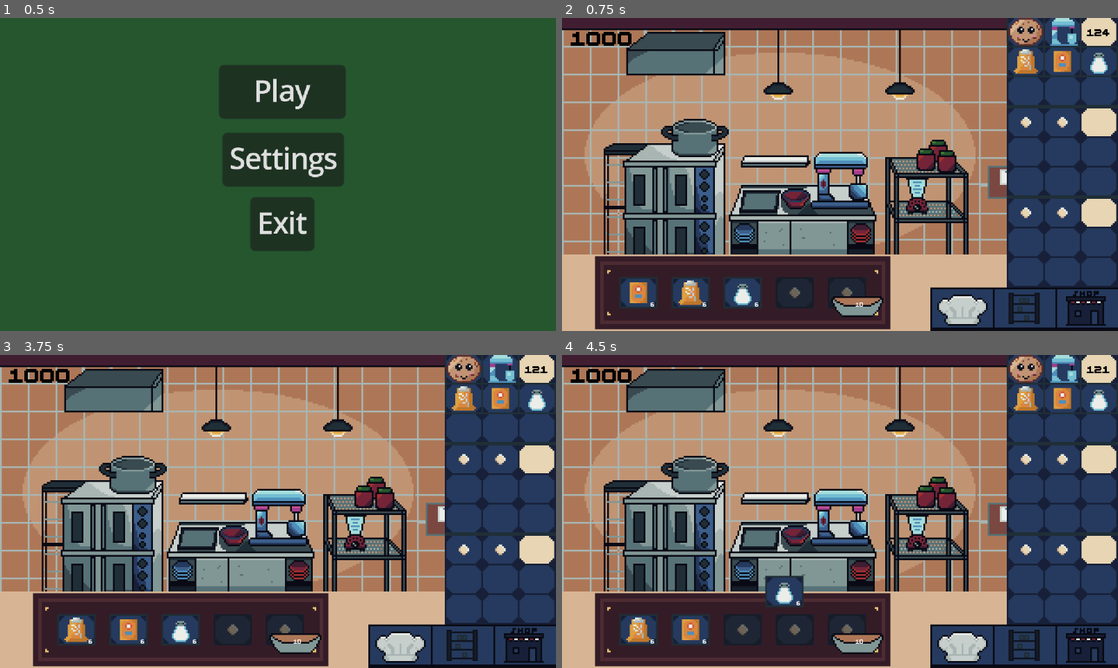
Above: before the commit, frames 1-4 (two rows, left to right).
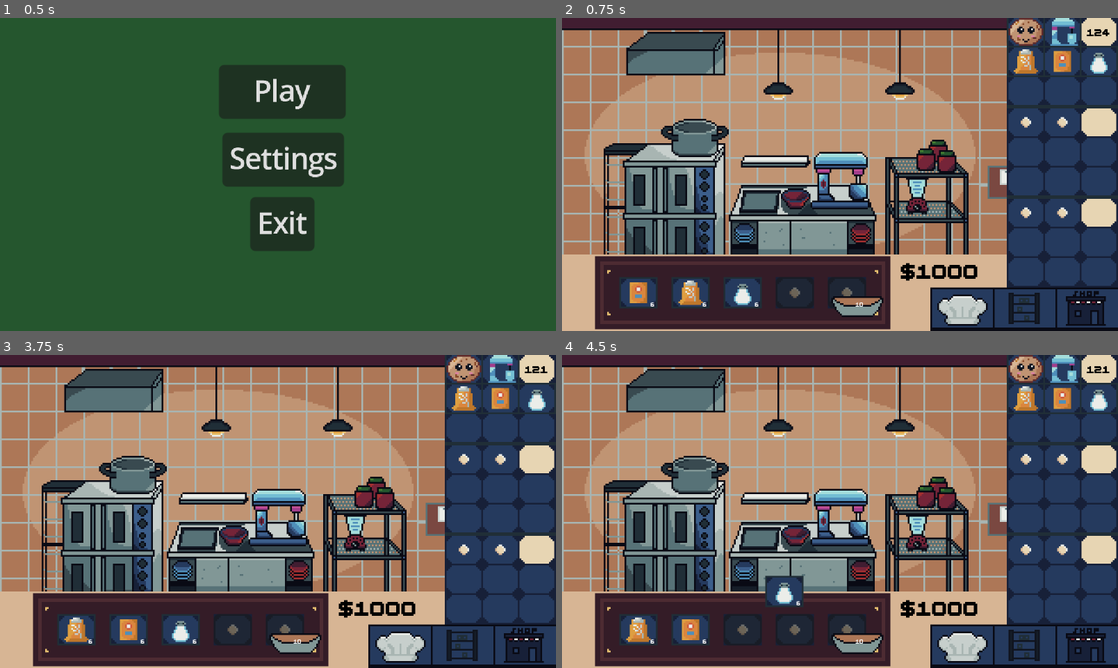
Above: after the commit, the same moments.

Repository: amusci/sweet-treat
Game: Godot game, scene res://Scenes/Areas/UIScenes/title_screen.tscn
Same seed, same stepped clock (60 frames per second), same inputs: the game is played once before the commit and once after it.
Inputs (mouse positions are in pixels of both pictures, inside the frame that each line leads up to):
- Up to frame 1 (0.5 s): no input
- Up to frame 2 (0.75 s): click "Play" at 0.5 s
- Up to frame 3 (3.75 s): tap Enter at 1.25, 2.75 s; drag from (116, 539) to (283, 517) at 1.27 s; tap Space at 2, 3.5 s; drag from (283, 517) to (116, 539) at 2.02 s; move the mouse to (77, 630) at 2.77 s; click (77, 630) at 2.92 s; drag from (127, 630) to (283, 517) at 3.52 s
- Up to frame 4 (4.5 s): tap Enter at 4.25 s; drag from (739, 630) to (867, 511) at 4.27 s

Frame 1 is identical in both runs. In frame 2, 0.7% of the frame differs, in the area x 1-75%, y 4-84%; in frame 3, 0.7%; in frame 4, 0.7%.

Commit message:
sweet treat is almost done!! lukas is in hell however

Diff:
--- a/Scenes/Areas/bakery_playground.tscn
+++ b/Scenes/Areas/bakery_playground.tscn
@@ -50,10 +50,10 @@
 size_flags_vertical = 4
 
 [node name="Money" parent="." instance=ExtResource("7_yqxkc")]
-offset_left = 5.0
-offset_top = 5.0
-offset_right = 5.0
-offset_bottom = 5.0
+offset_left = 195.0
+offset_top = 139.0
+offset_right = 195.0
+offset_bottom = 139.0
 
 [node name="PauseMenu" parent="." instance=ExtResource("9_1jsug")]
 visible = false
--- a/Scenes/Areas/shop_playground.tscn
+++ b/Scenes/Areas/shop_playground.tscn
@@ -28,10 +28,10 @@
 texture = ExtResource("5_wspjr")
 
 [node name="Money" parent="." instance=ExtResource("8_tv5g6")]
-offset_left = 5.0
-offset_top = 5.0
-offset_right = 5.0
-offset_bottom = 5.0
+offset_left = 195.0
+offset_top = 139.0
+offset_right = 195.0
+offset_bottom = 139.0
 
 [node name="PauseMenu" parent="." instance=ExtResource("5_aneyl")]
 visible = false
--- a/Scenes/Areas/storage_playground.tscn
+++ b/Scenes/Areas/storage_playground.tscn
@@ -47,10 +47,10 @@
 size_flags_horizontal = 0
 
 [node name="Money" parent="." instance=ExtResource("9_5gdgs")]
-offset_left = 5.0
-offset_top = 5.0
-offset_right = 5.0
-offset_bottom = 5.0
+offset_left = 195.0
+offset_top = 139.0
+offset_right = 195.0
+offset_bottom = 139.0
 
 [node name="PauseMenu" parent="." instance=ExtResource("8_xkyle")]
 visible = false
--- a/Scripts/ResourceClasses/MoneyUI.gd
+++ b/Scripts/ResourceClasses/MoneyUI.gd
@@ -4,7 +4,7 @@
 const game_over = "res://Scenes/Areas/UIScenes/game_over.tscn"
 
 func _ready():
-	money_label.text = str(Money.money)
+	money_label.text = "$" + str(Money.money)
 	Money.connect("change_money", _on_money_changed)
 
 func _process(_delta):
